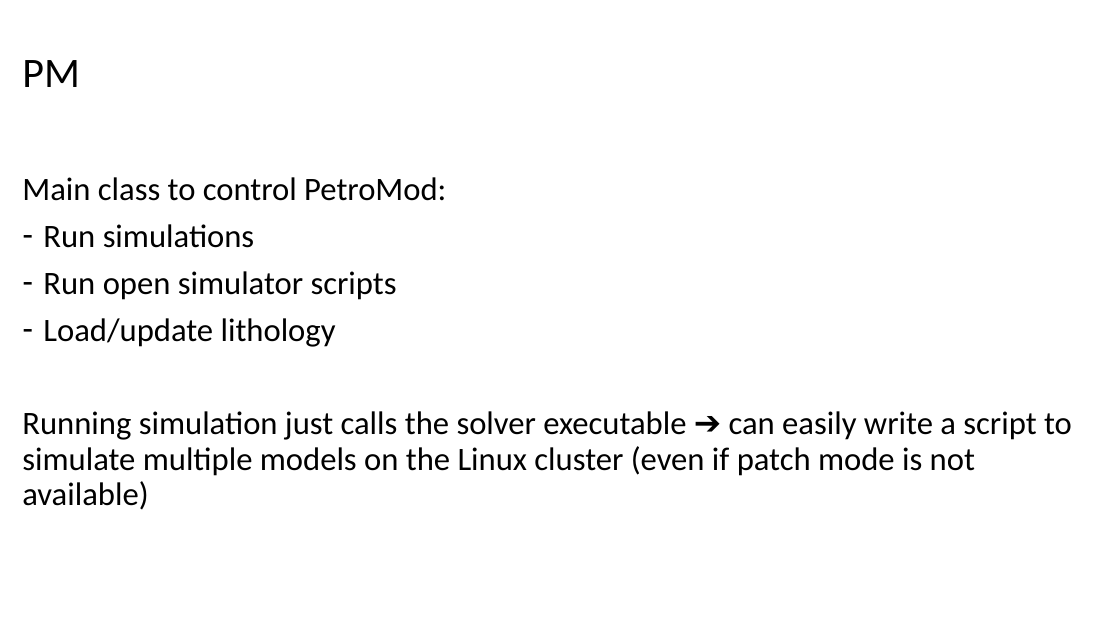
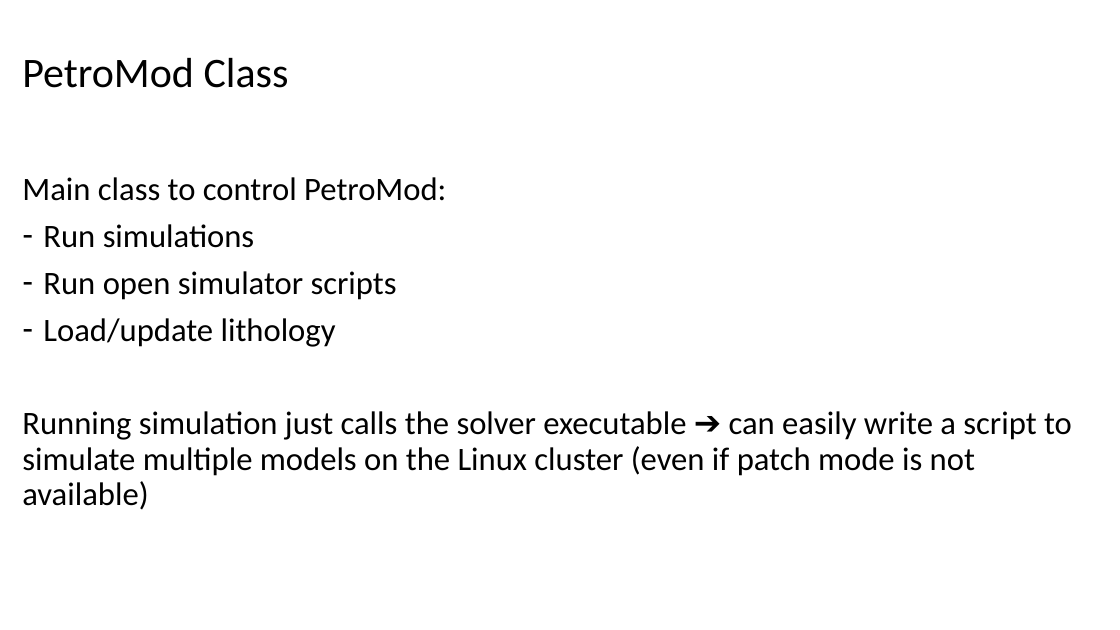
Before and after one commit to MosGeo/BPSMAutoToolbox, a slide deck: slide 12 of Workshop/19.01.23 PM Toolbox Workshop.pptx. Drawn at 1120x630 pixels with LibreOffice and Linux fonts; fonts in the diff are those of the drawing; background and template pictures are left out. Boxes give left, top, right and bottom in pixels: in the first picture for what was removed or moved away, otherwise in the second. Text is boxed around its words. In the diff, an @@ line names an element or a change of style, - is before the commit and + after.

```diff
--- a/Workshop/19.01.23 PM Toolbox Workshop.pptx
+++ b/Workshop/19.01.23 PM Toolbox Workshop.pptx
@@ title at box(22, 58, 289, 88): text changed @@
-PM
+PetroMod Class
```
Also in this commit, not shown: 3 other slides changed, 5 other files.
